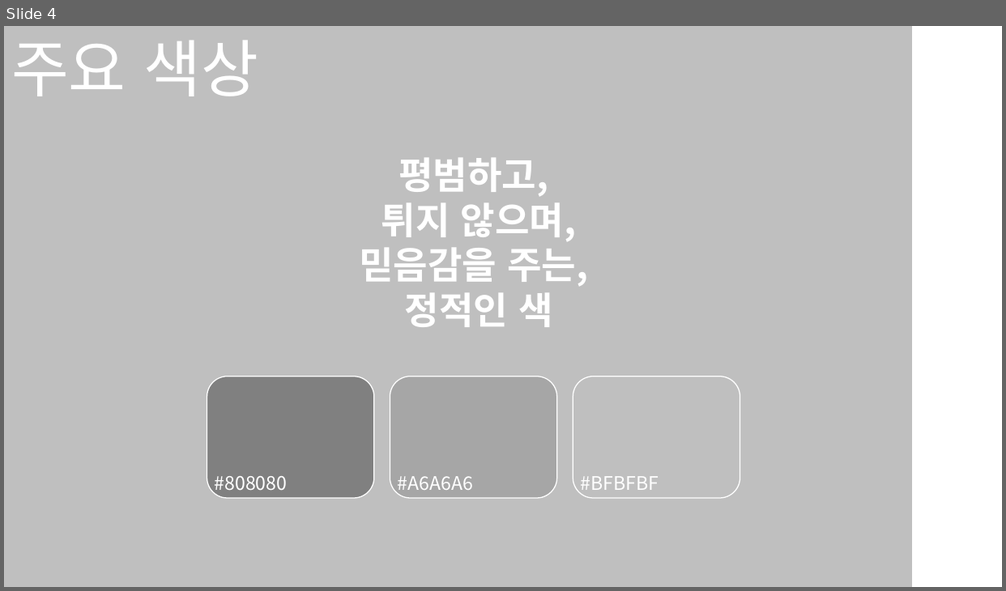
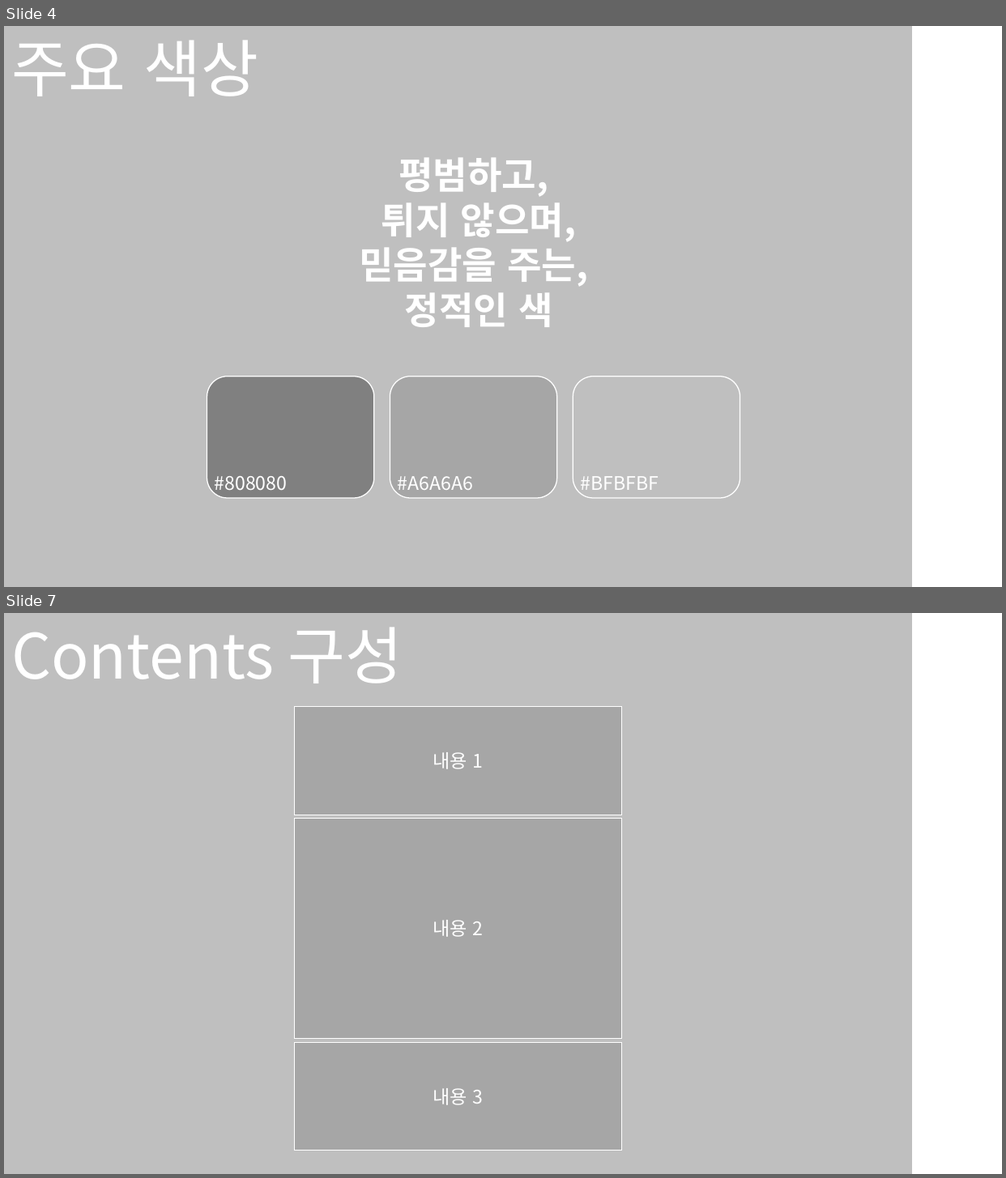
Before and after one commit to KTW-WTF/DJ, a slide deck: 자기소개서.pptx. Shown one above the other, each under a label of ours: slide 4 before the commit, slides 4 and 7 after it; the slides between them are not shown. The pictures are 1006x591 and 1006x1178 pixels, drawn with LibreOffice and Linux fonts; fonts in the diff are those of the drawing. Boxes give left, top, right and bottom in pixels: in the first picture for what was removed or moved away, otherwise in the second. Text is boxed around its words. In the diff, an @@ line names an element or a change of style, - is before the commit and + after.

```diff
--- a/자기소개서.pptx
+++ b/자기소개서.pptx
@@ slide 7 added at [4, 613, 1002, 1174], background #FFFFFF @@
@@ rectangle added at [4, 613, 912, 1174], fill #BFBFBF @@
@@ text added at [11, 627, 403, 683], 60 pt, text #FFFFFF @@
+Contents 구성
@@ rectangle added at [295, 707, 621, 815], fill #A6A6A6, outline #FFFFFF 1 pt, 18 pt, text #FFFFFF @@
+내용 1
@@ rectangle added at [295, 819, 621, 1039], fill #A6A6A6, outline #FFFFFF 1 pt, 18 pt, text #FFFFFF @@
+내용 2
@@ rectangle added at [295, 1043, 621, 1152], fill #A6A6A6, outline #FFFFFF 1 pt, 18 pt, text #FFFFFF @@
+내용 3
```
Also in this commit, not shown: 6 slides changed, 1 other slide added.
